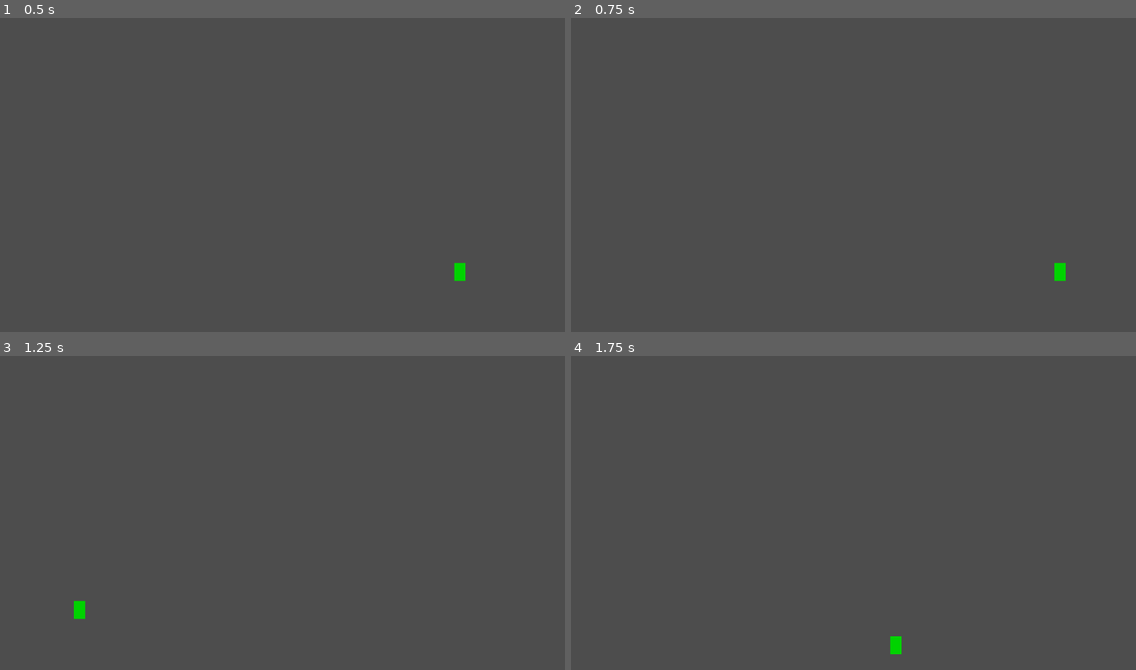
Above: before the commit, frames 1-4 (two rows, left to right).
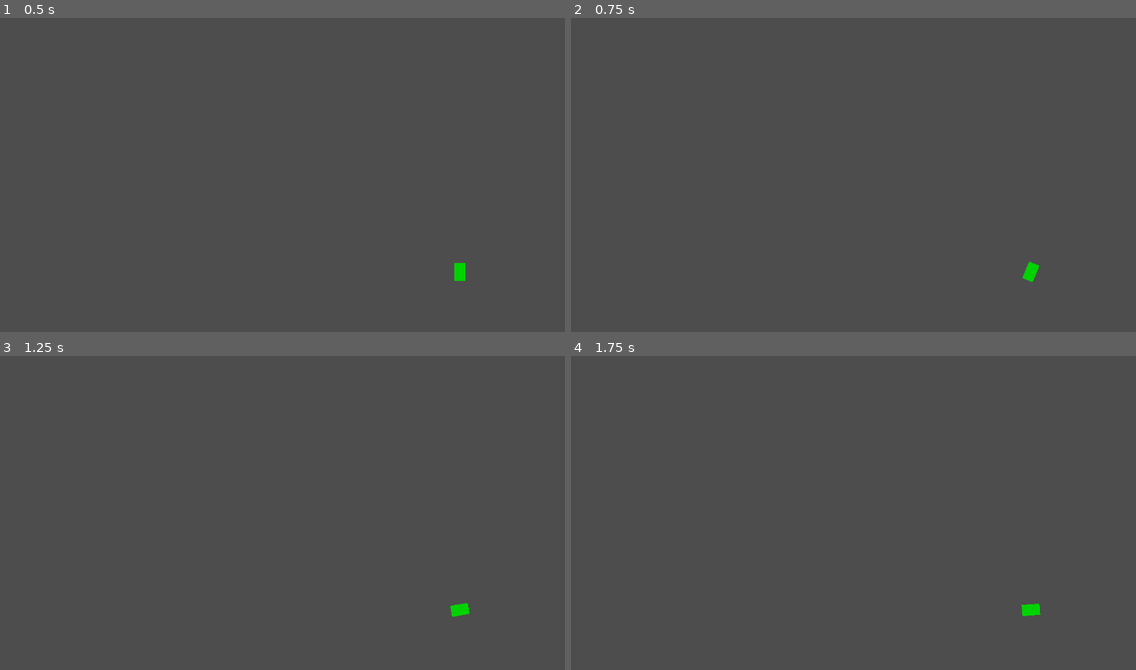
Above: after the commit, the same moments.

Repository: AndrewJDGalga/godot-simpleshooter
Game: Godot game, scene res://lv/test_space.tscn
Two runs of this game, one before a commit and one after it. Both use one fixed random seed, a clock stepped at 60 frames per second and the inputs below. The project has no main scene, so this scene is started directly.
Inputs:
- Up to frame 1 (0.5 s): no input
- Up to frame 2 (0.75 s): tap Enter at 0.5 s; hold D (right) from 0.53 s (still down); tap Space (fire_laser) at 0.6 s
- Up to frame 3 (1.25 s): keep holding D (right)
- Up to frame 4 (1.75 s): release D (right) at 1.28 s; hold Down (down) from 1.28 s (still down); tap Space (fire_laser) at 1.35 s

Frame 1 is identical in both runs. In frame 2, 0.2% of the frame differs, in the area x 79-88%, y 77-85%; in frame 3, 0.2%; in frame 4, 0.2%.

Commit message:
movement by rotation.

Diff:
--- a/entity/entityScripts/player_space.gd
+++ b/entity/entityScripts/player_space.gd
@@ -22,11 +22,18 @@
 	laser = $player_laser
 
 func _physics_process(delta):
-	move_frictionless()
-	lock_to_screen()
+	#move_frictionless()
+	#lock_to_screen()
+
+	move()
+	rot(delta)
+
 	laserHandler()
 
-	move_and_collide(velocity * delta)
+	#move_and_collide(velocity * delta)
+
+func wrap_screen():
+	pass
 
 func lock_to_screen():
 	if global_position.x < left_limit:
@@ -51,3 +58,26 @@
 		velocity.y -= speed.y
 	if Input.is_action_pressed("down"):
 		velocity.y += speed.y
+
+var dir = 0
+var rot_dir = 0
+
+func move():
+	dir = Input.get_axis("up", "down")
+	if Input.is_action_pressed("up"):
+		#velocity = global_position.rotated(rotation)
+		velocity = Vector2.UP.rotated(rotation) * 50
+		move_and_slide()
+	#if Input.is_action_pressed("up"):
+		#pass
+	#if Input.is_action_pressed("down"):
+		#pass
+
+func rot(dt):
+	rot_dir = Input.get_axis("left", "right")
+	rotate(rot_dir * dt * 2)
+	#velocity.rotated()
+	#if Input.is_action_pressed("left"):
+		#pass
+	#if Input.is_action_pressed("right"):
+		#pass
